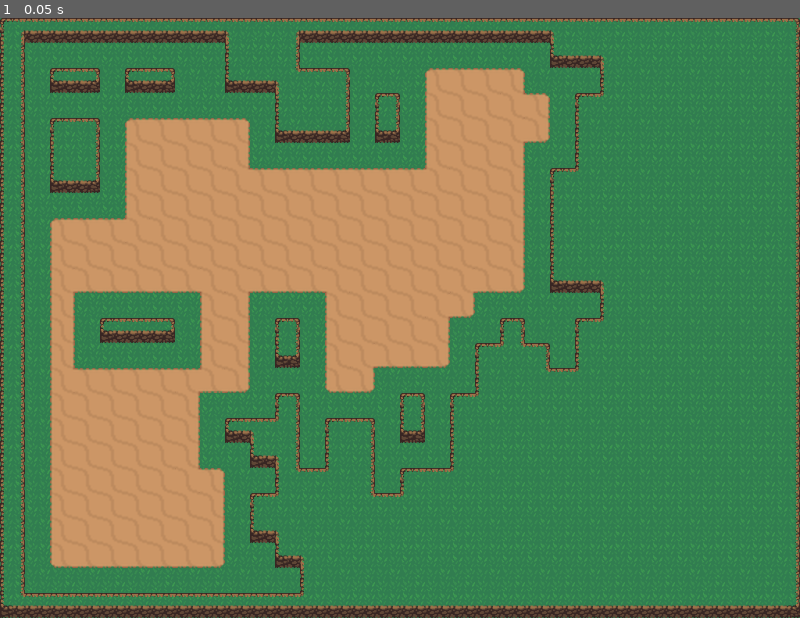
Above: before the commit, frame 1.
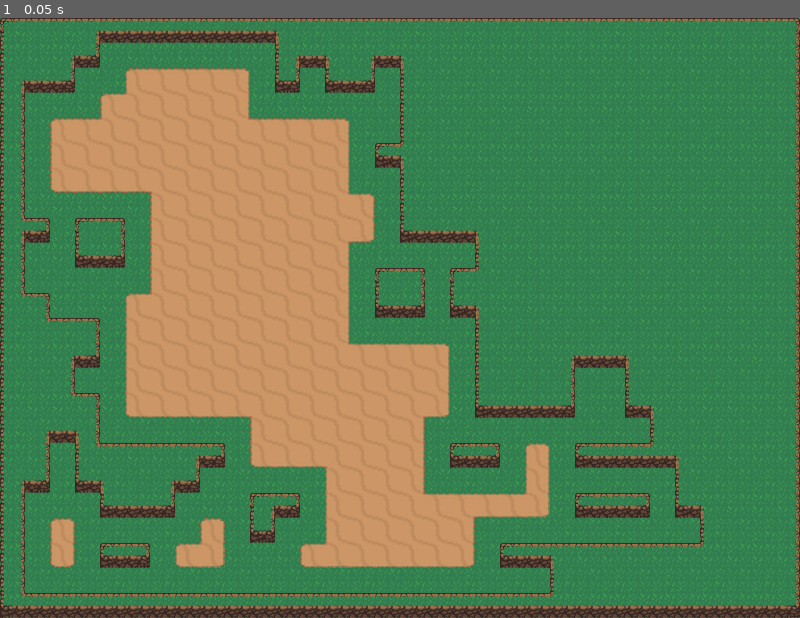
Above: after the commit, the same moment.

Repository: Questica/practicegame1
Game: Godot game, scene res://scenes/world.tscn
Same seed, same stepped clock (60 frames per second), same inputs: the game is played once before the commit and once after it. Before the commit the project has no main scene; this scene is started directly in both runs.
Inputs:
- Up to frame 1 (0.05 s): no input

The runs differ from the first frame. In frame 1, 35% of the frame differs, in the area x 2-88%, y 2-97%.

Commit message:
fixed styling and added .tmp to gitignore

Diff:
--- a/project.godot
+++ b/project.godot
@@ -11,6 +11,7 @@
 [application]
 
 config/name="Practicegame 1"
+run/main_scene="res://scenes/world.tscn"
 config/features=PackedStringArray("4.2", "GL Compatibility")
 config/icon="res://icon.svg"
 
--- a/scenes/CliffTileMap.gd
+++ /dev/null
@@ -1,11 +0,0 @@
-extends TileMap
-
-
-# Called when the node enters the scene tree for the first time.
-func _ready() -> void:
-	pass # Replace with function body.
-
-
-# Called every frame. 'delta' is the elapsed time since the previous frame.
-func _process(delta: float) -> void:
-	pass
--- a/scenes/mapgenerator.gd
+++ b/scenes/mapgenerator.gd
@@ -26,16 +26,14 @@
 var neighbors4 = [ [1, 0], [-1, 0], [0, 1], [0, -1]]
 var neighbors8 = [ [1, 0], [-1, 0], [0, 1], [0, -1], [1, 1], [-1, -1], [1, -1], [-1, 1]]
 
-var Tiles = {
-	"empty": -1,
-	"wall": 0,
-	"floor": 1,
-	"dirt": 2
+enum Tiles {
+	EMPTY = -1,
+	WALL = 0,
+	FLOOR = 1,
+	DIRT = 2,
 }
 
 func init_walkers():
-	walkers = []
-
 	var walker = Walker.new()
 	walker.dir = get_random_direction()
 	walker.pos = Vector2(width/2, height/2)
@@ -86,8 +84,8 @@
 				walkers[i].pos.y + walkers[i].dir.y < height-1):
 
 					walkers[i].pos += walkers[i].dir
-					if grid[walkers[i].pos.x][walkers[i].pos.y] == Tiles.empty:
-						grid[walkers[i].pos.x][walkers[i].pos.y] = Tiles.floor
+					if grid[walkers[i].pos.x][walkers[i].pos.y] == Tiles.EMPTY:
+						grid[walkers[i].pos.x][walkers[i].pos.y] = Tiles.FLOOR
 						n_tiles += 1
 
 					if float(n_tiles)/float(width*height) >= fill_percent:
@@ -98,22 +96,22 @@
 
 	for x in width:
 		for y in height:
-			if grid[x][y] == Tiles.floor:
+			if grid[x][y] == Tiles.FLOOR:
 				for neighbor in neighbors4:
-					if check_bounds(x, y, neighbor) && grid[x + neighbor[0]][y + neighbor[1]] == Tiles.empty:
-						grid[x + neighbor[0]][y + neighbor[1]] = Tiles.wall
+					if check_bounds(x, y, neighbor) && grid[x + neighbor[0]][y + neighbor[1]] == Tiles.EMPTY:
+						grid[x + neighbor[0]][y + neighbor[1]] = Tiles.WALL
 
 func remove_singletons():
 	for x in width:
 		for y in height:
-			if grid[x][y] == Tiles.wall:
+			if grid[x][y] == Tiles.WALL:
 				var single = true
 				for neighbor in neighbors4:
-					if check_bounds(x, y, neighbor) && grid[x + neighbor[0]][y + neighbor[1]] != Tiles.floor:
+					if check_bounds(x, y, neighbor) && grid[x + neighbor[0]][y + neighbor[1]] != Tiles.FLOOR:
 						single = false
 						break
 				if single:
-					grid[x][y] = Tiles.floor
+					grid[x][y] = Tiles.FLOOR
 
 func check_bounds(x, y, neighbor):
 	return x + neighbor[0] >= 0 && y + neighbor[1] >= 0 && y + neighbor[1] < height && x + neighbor[0] < width
@@ -122,54 +120,55 @@
 
 	var bfs = []
 	var visited = []
-
+	var pos = null
 	for x in width:
 		visited.append([])
 		for y in height:
-			if grid[x][y] == Tiles.wall:
+			if grid[x][y] == Tiles.WALL:
 				bfs.append(Vector2(x, y))
 				visited[x].append(0)
 			else:
 				visited[x].append(60000)
 
 	while !bfs.is_empty():
-		var position = bfs.pop_front()
+		pos = bfs.pop_front()
 		for i in range(neighbors8.size()):
-			var next = Vector2(position.x + neighbors8[i][0], position.y + neighbors8[i][1])
+			var next = Vector2(pos.x + neighbors8[i][0], pos.y + neighbors8[i][1])
 			if next.x >= 1 and next.x < width-1 and next.y >= 1 and next.y < height-1 and (
 				visited[next.x][next.y] == 60000
 				):
-				visited[next.x][next.y] = visited[position.x][position.y] + 1
+				visited[next.x][next.y] = visited[pos.x][pos.y] + 1
 				bfs.append(next)
 
 	for x in width:
 		for y in height:
 			if x == 0 or y == 0 or x == width-1 or y == height-1:
 				continue
-			if grid[x][y] == Tiles.floor and visited[x][y] >= 2:
-				grid[x][y] = Tiles.dirt
+			if grid[x][y] == Tiles.FLOOR and visited[x][y] >= 2:
+				grid[x][y] = Tiles.DIRT
 
 func remove_diagonals(tile_index):
+	var pos = null
 	for x in width:
 		for y in height:
 			# Check if on edges
 			if x == 0 or y == 0 or x == width-1 or y == height-1:
 				continue
 
-		# If not on edges, make sure all surrounding tiles are floor and this is wall
-			var position = Vector2(x, y);
-			if grid[position.x][position.y] == tile_index:
-				if (grid[position.x - 1][position.y] == Tiles.floor and grid[position.x + 1][position.y] == Tiles.floor and
-					grid[position.x][position.y - 1] == Tiles.floor and grid[position.x][position.y + 1] == Tiles.floor):
-					grid[position.x][position.y] = Tiles.floor
+		# If not on edges, make sure all surrounding tiles are FLOOR and this is wall
+			pos = Vector2(x, y);
+			if grid[pos.x][pos.y] == tile_index:
+				if (grid[pos.x - 1][pos.y] == Tiles.FLOOR and grid[pos.x + 1][pos.y] == Tiles.FLOOR and
+					grid[pos.x][pos.y - 1] == Tiles.FLOOR and grid[pos.x][pos.y + 1] == Tiles.FLOOR):
+					grid[pos.x][pos.y] = Tiles.FLOOR
 
 				# Check if diagonal tile
-				if (grid[position.x - 1][position.y] == Tiles.floor and grid[position.x][position.y-1] == Tiles.floor and
-					grid[position.x - 1][position.y-1] == tile_index) or (grid[position.x + 1][position.y] == Tiles.floor and grid[position.x][position.y+1] == Tiles.floor and
-					grid[position.x + 1][position.y+1] == tile_index) or (grid[position.x + 1][position.y] == Tiles.floor and grid[position.x][position.y-1] == Tiles.floor and
-					grid[position.x + 1][position.y-1] == tile_index) or (grid[position.x - 1][position.y] == Tiles.floor and grid[position.x][position.y+1] == Tiles.floor and
-					grid[position.x - 1][position.y+1] == tile_index):
-					grid[position.x][position.y] = Tiles.floor
+				if (grid[pos.x - 1][pos.y] == Tiles.FLOOR and grid[pos.x][pos.y-1] == Tiles.FLOOR and
+					grid[pos.x - 1][pos.y-1] == tile_index) or (grid[pos.x + 1][pos.y] == Tiles.FLOOR and grid[pos.x][pos.y+1] == Tiles.FLOOR and
+					grid[pos.x + 1][pos.y+1] == tile_index) or (grid[pos.x + 1][pos.y] == Tiles.FLOOR and grid[pos.x][pos.y-1] == Tiles.FLOOR and
+					grid[pos.x + 1][pos.y-1] == tile_index) or (grid[pos.x - 1][pos.y] == Tiles.FLOOR and grid[pos.x][pos.y+1] == Tiles.FLOOR and
+					grid[pos.x - 1][pos.y+1] == tile_index):
+					grid[pos.x][pos.y] = Tiles.FLOOR
 
 func spawn_tiles():
 	var walls = []
@@ -177,25 +176,25 @@
 	for x in range(width):
 		for y in range(height):
 			match grid[x][y]:
-				Tiles.empty:
+				Tiles.EMPTY:
 					walls.append(Vector2(x, y))
-					print("Placing empty tile at: %s, " % x, y)  # Debug print
-				Tiles.floor:
+					print("Placing EMPTY tile at: %s, " % x, y)  # Debug print
+				Tiles.FLOOR:
 					pass
-				Tiles.dirt:
+				Tiles.DIRT:
 					dirt.append(Vector2(x, y))
-					print("Placing dirt tile at: %s, " % x, y)  # Debug print
-				Tiles.wall:
+					print("Placing DIRT tile at: %s, " % x, y)  # Debug print
+				Tiles.WALL:
 					walls.append(Vector2(x, y))
 					print("Placing wall tile at: %s, " % x, y)  # Debug print
-	dirt_tilemap.set_cells_terrain_connect(0, dirt, 0, 0, 0)
+	dirt_tilemap.set_cells_terrain_connect(0, dirt, 0, 0, false)
 	wall_tilemap.set_cells_terrain_connect(0, walls, 0, 0)
 
 func clear_tilemaps():
 	dirt_tilemap.clear()
 	wall_tilemap.clear()
 
-func _ready():
+func generate_map():
 	rng.randomize()
 	init_walkers()
 	init_grid()
@@ -204,5 +203,8 @@
 	create_walls()
 	remove_singletons()
 	pad_dirt()
-	remove_diagonals(Tiles.dirt)
+	remove_diagonals(Tiles.DIRT)
 	spawn_tiles()
+
+func _ready():
+	generate_map()
Not shown, changed: .gitignore
